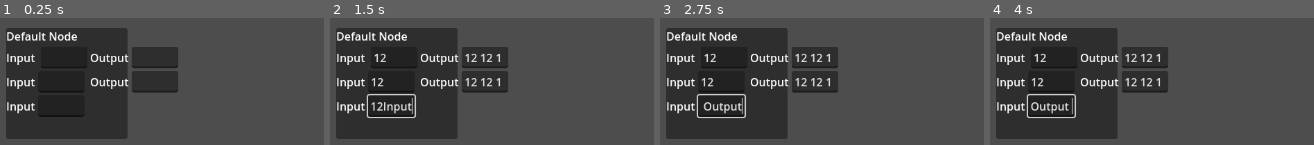
Above: before the commit, frames 1-4 (left to right).
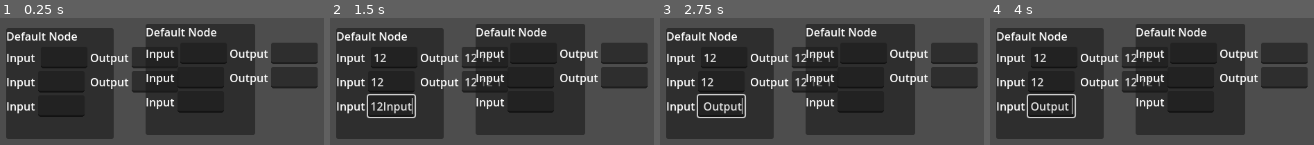
Above: after the commit, the same moments.

Repository: MoPaMo/NodeLineJS
Game: Godot game, scene res://control.tscn
Same seed, same stepped clock (60 frames per second), same inputs: the game is played once before the commit and once after it.
Inputs (mouse positions are in pixels of both pictures, inside the frame that each line leads up to):
- Up to frame 1 (0.25 s): no input
- Up to frame 2 (1.5 s): click (394, 57) at 0.52 s; type "12" at 0.6 s; click (391, 81) at 0.75 s; type "12" at 0.83 s; click (391, 105) at 0.98 s; type "12" at 1.07 s; type "Input" at 1.25 s
- Up to frame 3 (2.75 s): type "Output" at 2 s
- Up to frame 4 (4 s): tap Enter at 2.75 s; tap Space at 3.5 s

The runs differ from the first frame. In frame 1, 34% of the frame differs, in the area x 34-99%, y 4-96%; in frame 2, 34%; in frame 3, 34%; in frame 4, 34%.

Commit message:
add two custom ndoes

Diff:
--- a/control.tscn
+++ b/control.tscn
@@ -12,5 +12,12 @@
 layout_mode = 0
 offset_left = 156.0
 offset_top = 94.0
-offset_right = 331.0
+offset_right = 311.0
 offset_bottom = 254.0
+
+[node name="CustomNode2" parent="." instance=ExtResource("1_vol5q")]
+layout_mode = 0
+offset_left = 357.0
+offset_top = 88.0
+offset_right = 515.0
+offset_bottom = 248.0
--- a/main.tscn
+++ b/main.tscn
@@ -1,3 +1,11 @@
-[gd_scene format=3 uid="uid://bo2k8jmf4xreu"]
+[gd_scene load_steps=2 format=3 uid="uid://bo2k8jmf4xreu"]
+
+[ext_resource type="PackedScene" uid="uid://8uog5cow04ho" path="res://default_node.tscn" id="1_fydfn"]
 
 [node name="Main" type="Node2D"]
+
+[node name="CustomNode" parent="." instance=ExtResource("1_fydfn")]
+offset_left = 339.0
+offset_top = 161.0
+offset_right = 379.0
+offset_bottom = 201.0
